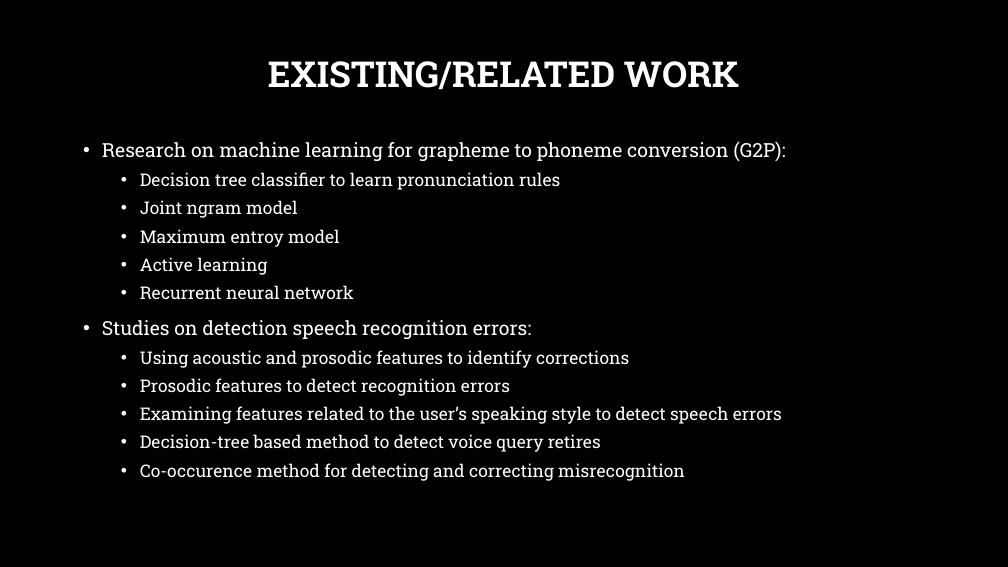
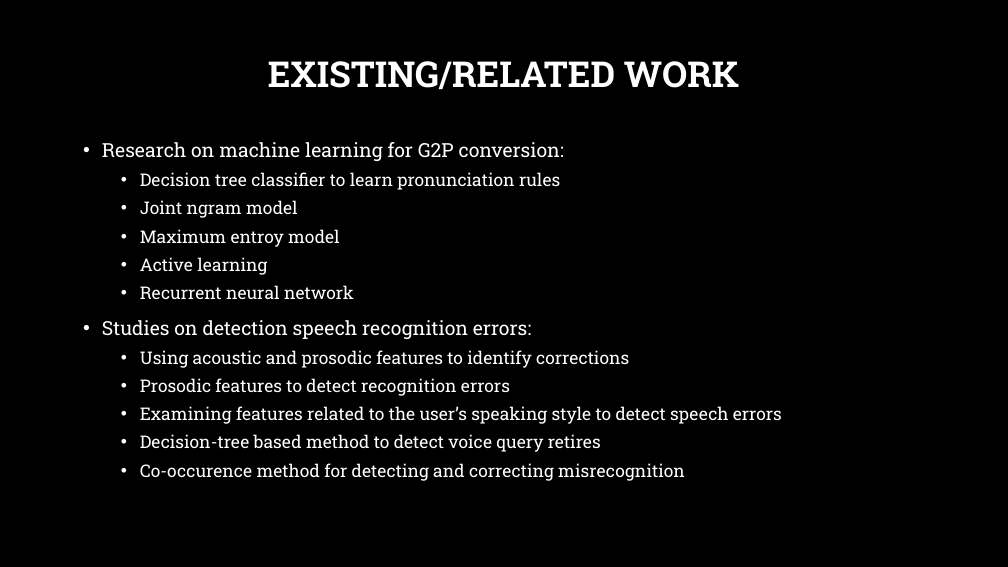
Before and after one commit to msnyde8/COSC757, a slide deck: slide 3 of Assignments/ArticleSummary/ArticleSummarySlides-MJS.pptx. Drawn at 1008x567 pixels with LibreOffice and Linux fonts; fonts in the diff are those of the drawing; background and template pictures are left out. Boxes give left, top, right and bottom in pixels: in the first picture for what was removed or moved away, otherwise in the second. Text is boxed around its words. In the diff, an @@ line names an element or a change of style, - is before the commit and + after.

```diff
--- a/Assignments/ArticleSummary/ArticleSummarySlides-MJS.pptx
+++ b/Assignments/ArticleSummary/ArticleSummarySlides-MJS.pptx
@@ text at (102, 142, 564, 161): text changed @@
-• Research on machine learning for grapheme to phoneme conversion (G2P):
+• Research on machine learning for G2P conversion:
```
Also in this commit, not shown: 5 other slides changed, 1 slide added, 1 slide removed, 2 other files.
